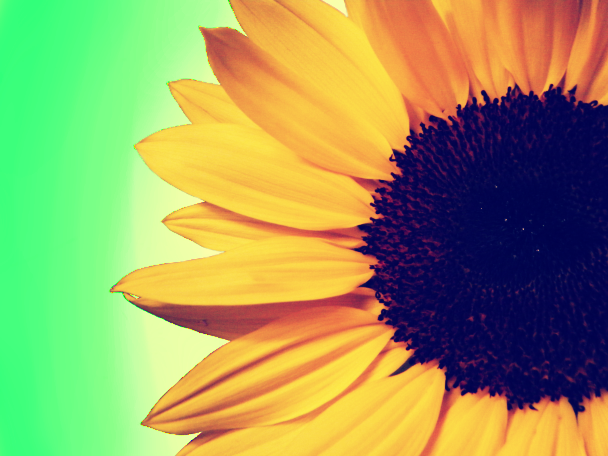
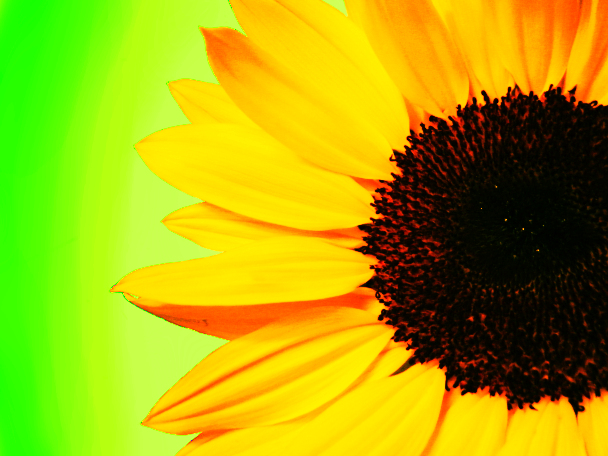
Layered file, before and after one edit (608 x 456). Changes by layer:
renamed "Layer 0" to "original1", painted on it over bbox(0, 0, 608, 456)
